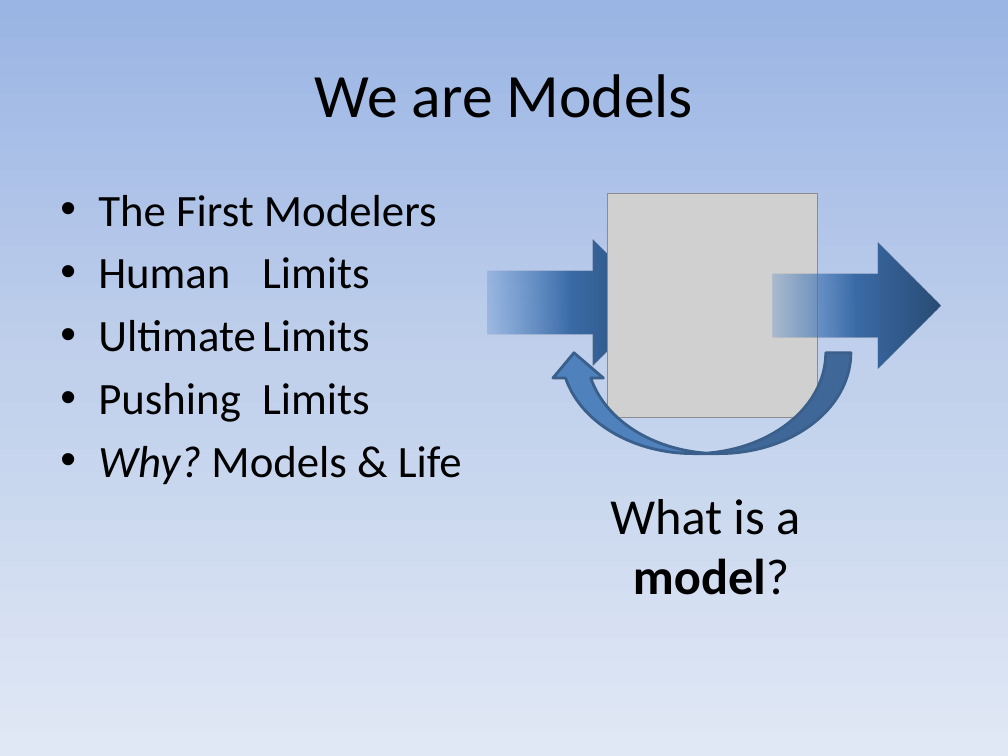
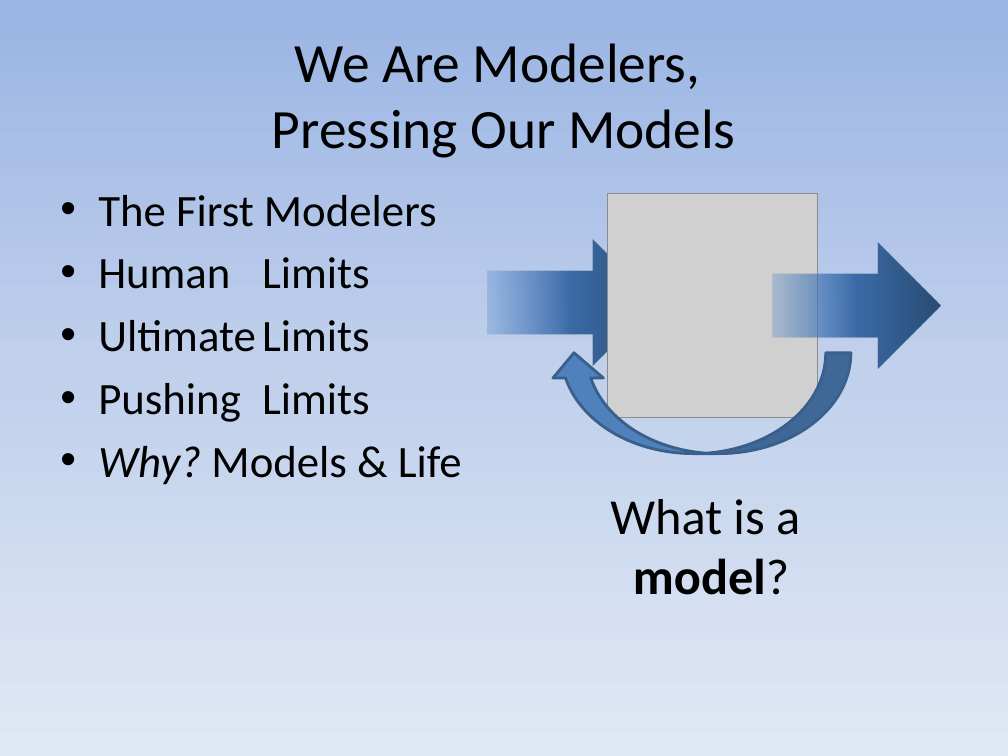
Before and after one commit to dhutchis/ModelTalk, a slide deck: slide 1 of ModelTalk.pptx. Drawn at 1008x756 pixels with LibreOffice and Linux fonts; fonts in the diff are those of the drawing; grey boxes stand for pictures. Boxes give left, top, right and bottom in pixels: in the first picture for what was removed or moved away, otherwise in the second. Text is boxed around its words. In the diff, an @@ line names an element or a change of style, - is before the commit and + after.

```diff
--- a/ModelTalk.pptx
+++ b/ModelTalk.pptx
@@ title at (272,43,736,158): text changed; size 44 to 39.6 pt @@
-We are Models
+We Are Modelers,
+Pressing Our Models
```
Also in this commit, not shown: 1 other slide changed.
